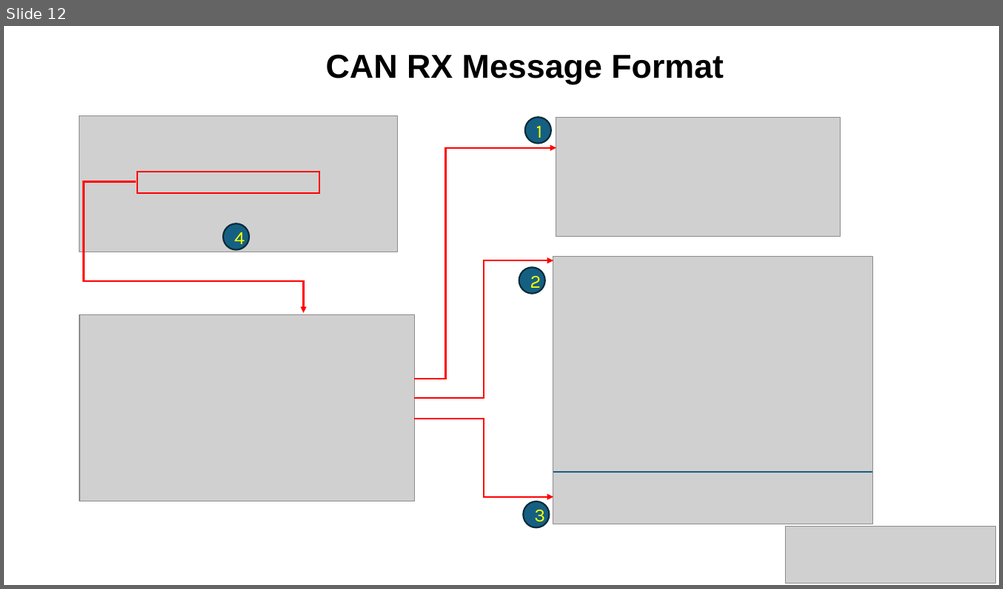
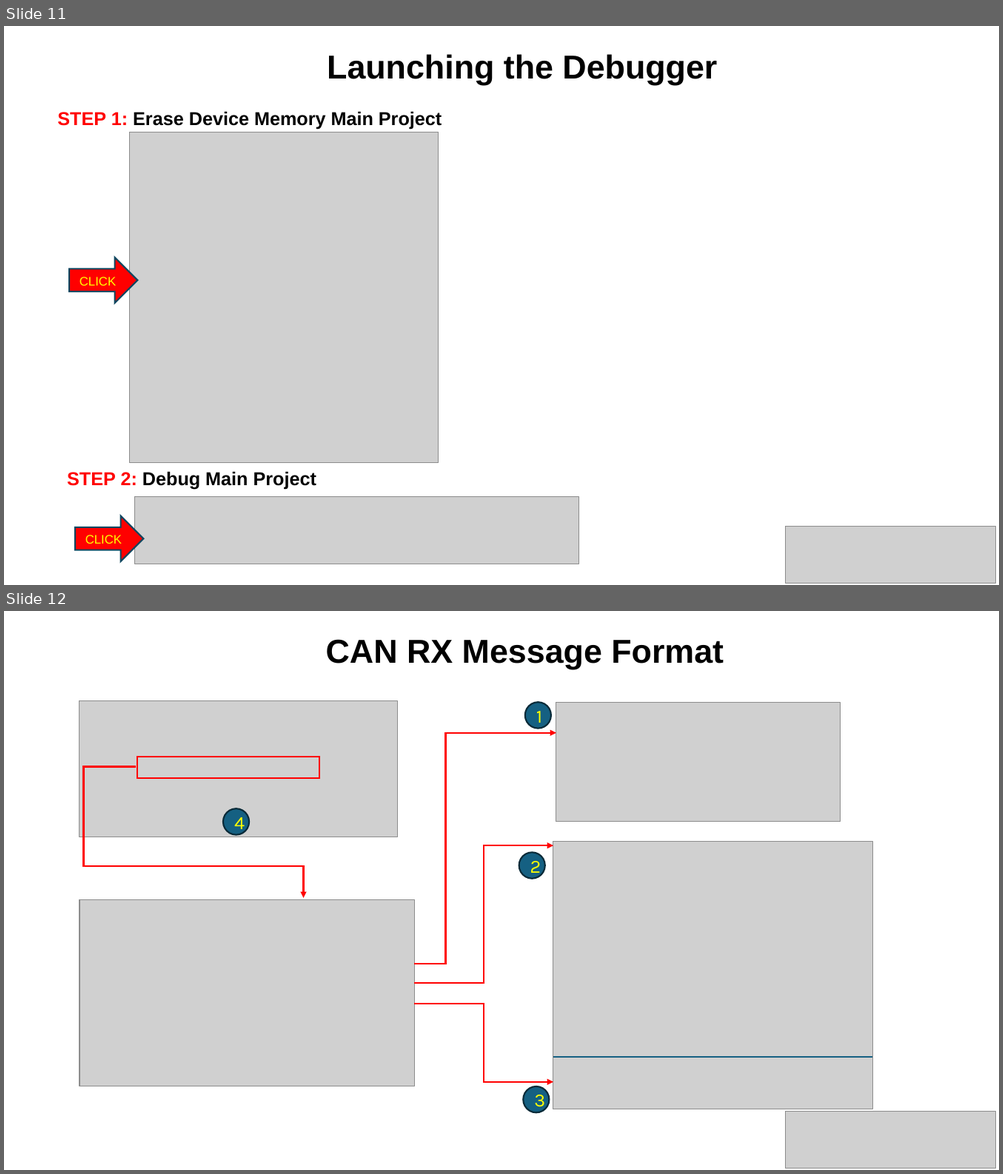
Before and after one commit to MicrochipTech/WBZ45x_BLE_CAN_Sniffer, a slide deck: WBZ45x_CAN_BLE_Peripheral.pptx. Shown one above the other, each under a label of ours: slide 12 before the commit, slides 11 and 12 after it. The pictures are 1003x589 and 1003x1174 pixels, drawn with LibreOffice and Linux fonts; fonts in the diff are those of the drawing; grey boxes stand for pictures. Boxes give left, top, right and bottom in pixels: in the first picture for what was removed or moved away, otherwise in the second. Text is boxed around its words. In the diff, an @@ line names an element or a change of style, - is before the commit and + after.

```diff
--- a/WBZ45x_CAN_BLE_Peripheral.pptx
+++ b/WBZ45x_CAN_BLE_Peripheral.pptx
@@ slide 11 added at (4,26,999,585), background #FFFFFF @@
@@ text added at (327,54,717,85), 32 pt, text #000000, bold @@
+Launching the Debugger
@@ text added at (57,111,441,129), 18 pt, text #000000, bold @@
+STEP 1: Erase Device Memory Main Project
@@ picture added at (129,132,438,463) @@
@@ right arrow added at (69,258,137,303), fill #FF0000, outline #104760 1.5 pt, 12 pt, text #FFFF00 @@
+CLICK
@@ text added at (67,471,316,490), 18 pt, text #000000, bold @@
+STEP 2: Debug Main Project
@@ picture added at (135,497,578,565) @@
@@ right arrow added at (75,516,144,562), fill #FF0000, outline #104760 1.5 pt, 12 pt, text #FFFF00 @@
+CLICK
@@ picture added at (785,527,996,583) @@
```
Also in this commit, not shown: 1 slide removed, 5 other files.
